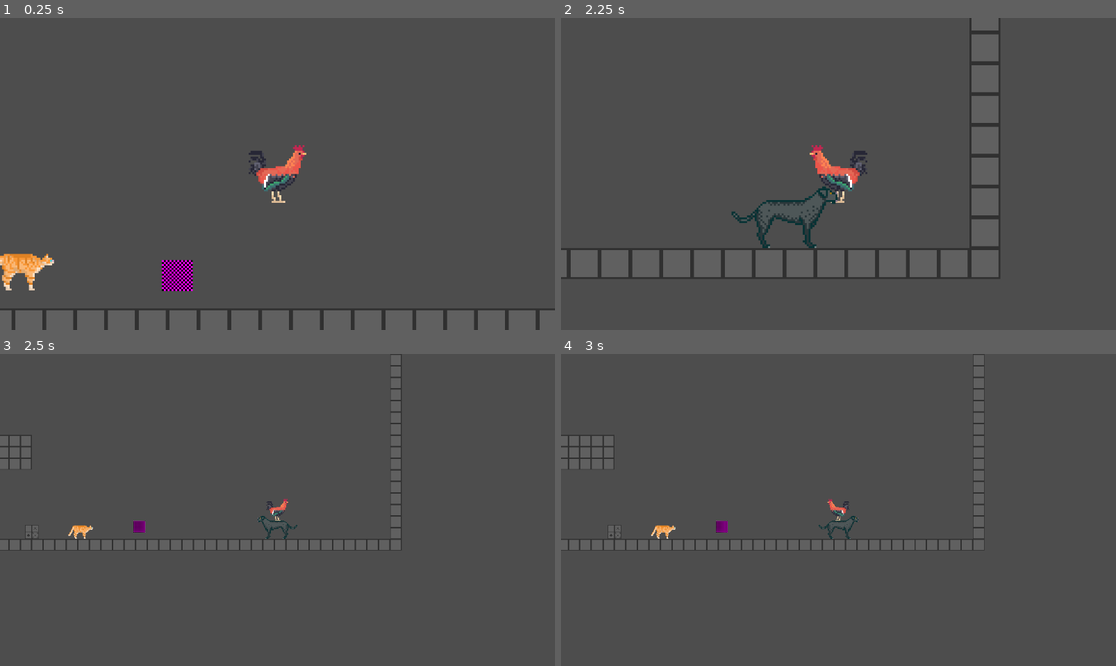
Above: before the commit, frames 1-4 (two rows, left to right).
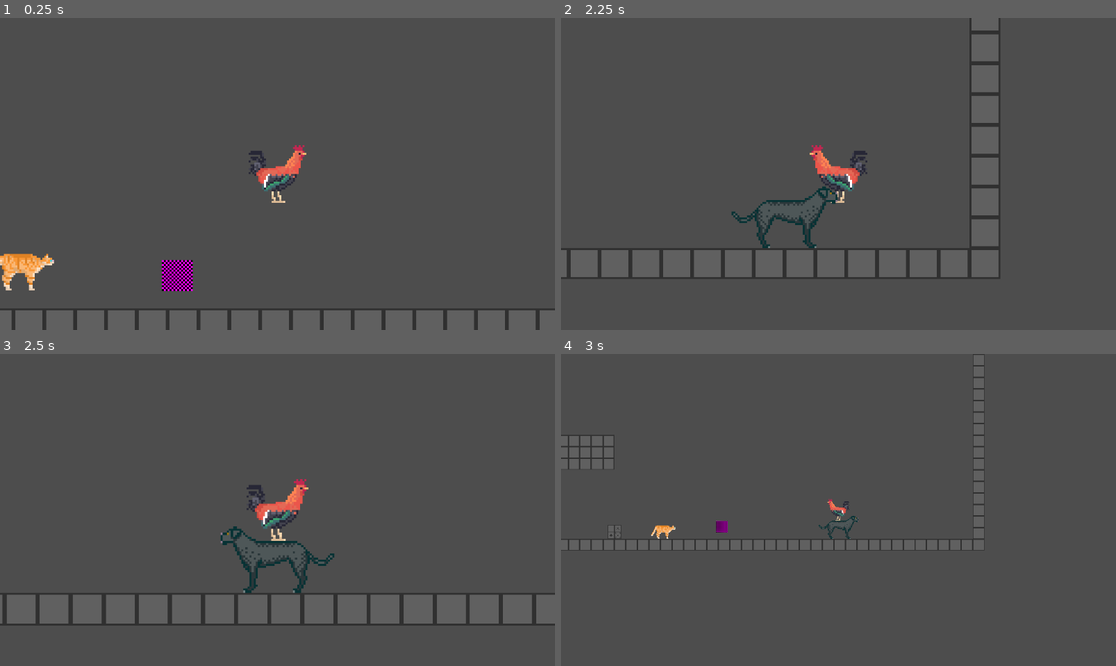
Above: after the commit, the same moments.

Repository: EdgeGnW/DETTAGameJam2026
Game: Godot game, scene res://modules/Test/Frederick.tscn
The game is run twice, just before and just after one commit, with the same random seed, the same clock (stepped at 60 frames per second) and the same inputs. This scene is started directly instead of the project's main scene.
Inputs:
- Up to frame 1 (0.25 s): no input
- Up to frame 2 (2.25 s): tap Enter (ui_accept) at 0.5 s; hold D (right) 0.53-2.03 s; tap Space (jump) at 0.77, 1.52 s; hold A (left) from 2.03 s (still down)
- Up to frame 3 (2.5 s): keep holding A (left)
- Up to frame 4 (3 s): release A (left) at 2.78 s; hold D (right) from 2.78 s (still down)

Frames 1-2 are identical in both runs. In frame 3, 4.7% of the frame differs, in the area x 0-100%, y 0-88%; in frame 4, nothing differs.

Commit message:
elastic zoom tween

Diff:
--- a/modules/Player/player_2d.gd
+++ b/modules/Player/player_2d.gd
@@ -63,7 +63,10 @@
 	animal_state = new_state
 	if animal_state == AnimalState.Animal_state.ACTIVE:
 		$StateMachine.set_active(true)
-		get_viewport().get_camera_2d().zoom = Vector2(camera_zoom, camera_zoom)
+		#get_viewport().get_camera_2d().zoom = Vector2(camera_zoom, camera_zoom)
+		var tween = create_tween()
+		tween.set_trans(Tween.TRANS_ELASTIC)
+		tween.tween_property(get_viewport().get_camera_2d(), "zoom", Vector2(camera_zoom, camera_zoom), 0.5)
 	else:
 		$StateMachine.set_active(false)
 
